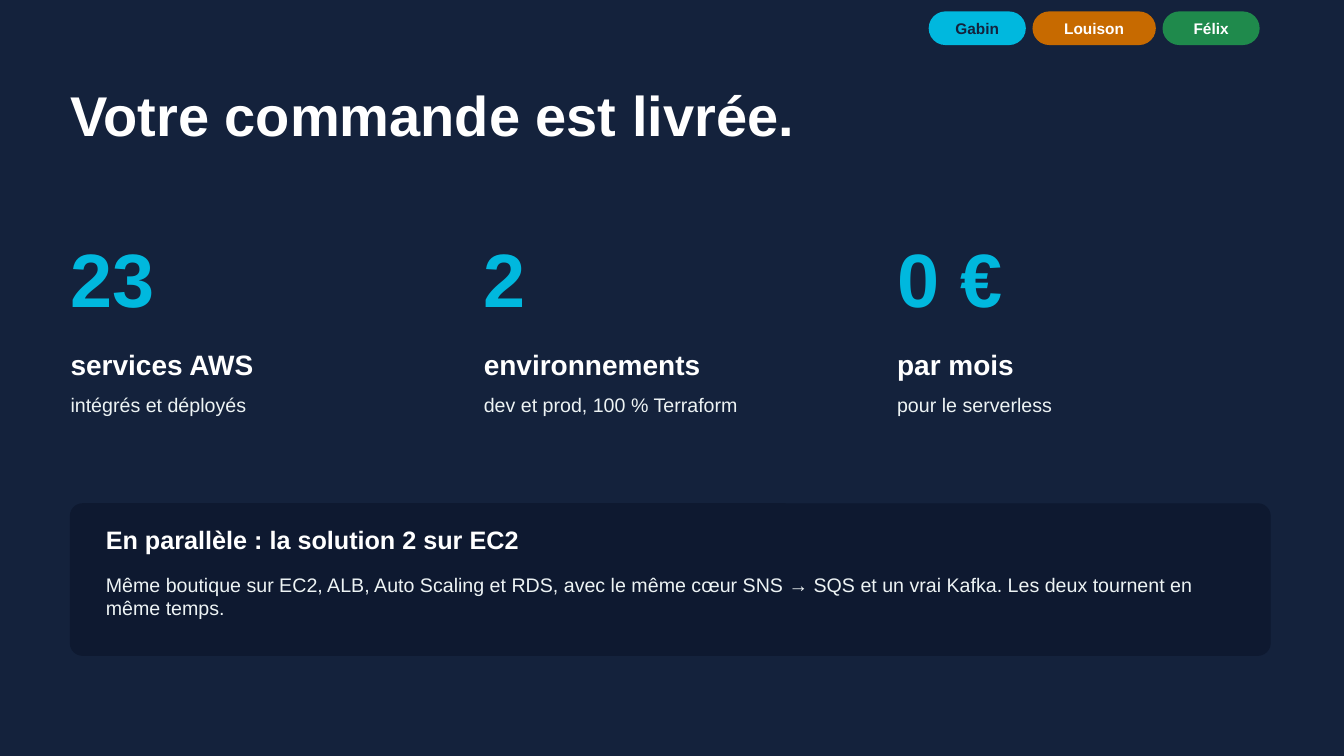
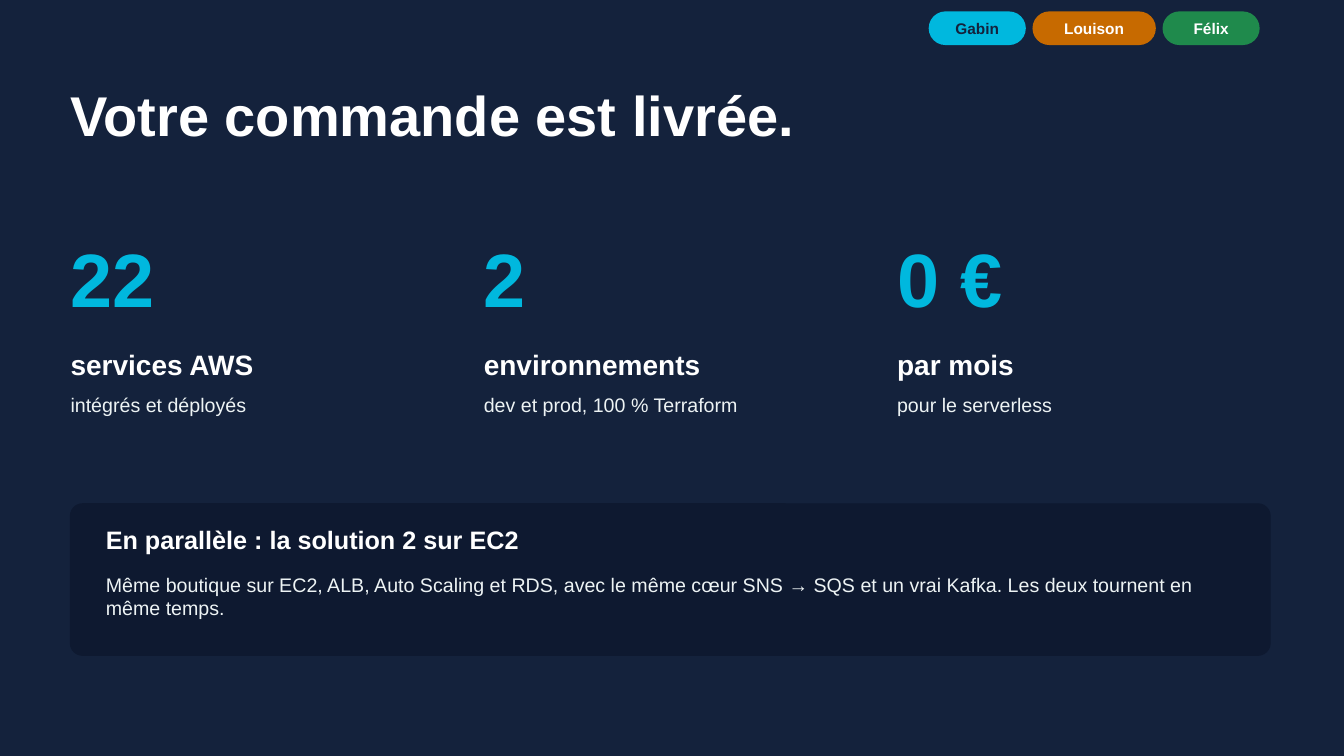
Before and after one commit to louizoom/shop-imt, a slide deck: slide 13 of docs/SHOP-IMT-presentation.pptx. Drawn at 1344x756 pixels with LibreOffice and Linux fonts; fonts in the diff are those of the drawing. Boxes give left, top, right and bottom in pixels: in the first picture for what was removed or moved away, otherwise in the second. Text is boxed around its words. In the diff, an @@ line names an element or a change of style, - is before the commit and + after.

```diff
--- a/docs/SHOP-IMT-presentation.pptx
+++ b/docs/SHOP-IMT-presentation.pptx
@@ text at (71, 254, 155, 307): text changed @@
-23
+22
```
Also in this commit, not shown: 1 other slide changed.
